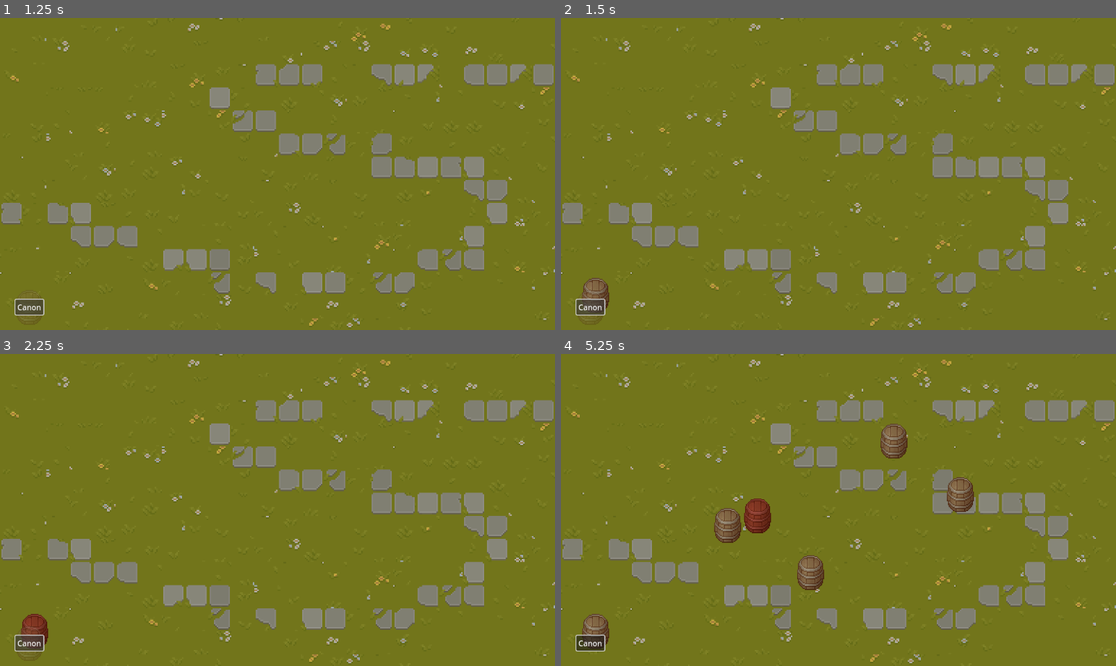
Above: before the commit, frames 1-4 (two rows, left to right).
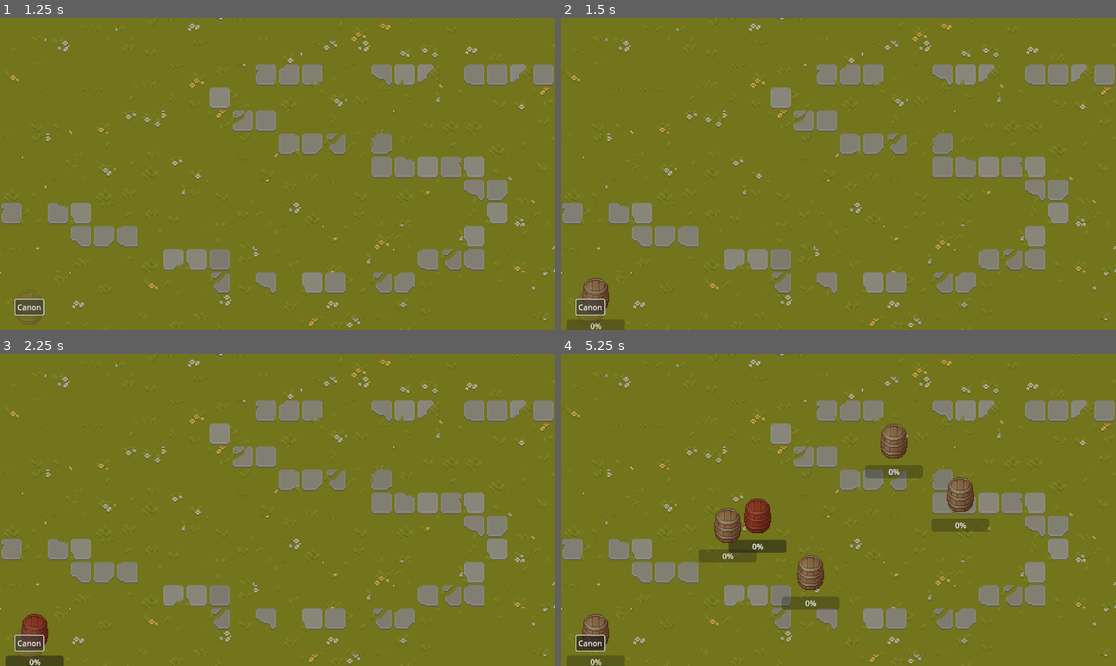
Above: after the commit, the same moments.

Repository: Kinsteen/tower-defense
Game: Godot game, scene res://Main.tscn
The game is run twice, just before and just after one commit, with the same random seed, the same clock (stepped at 60 frames per second) and the same inputs.
Inputs (mouse positions are in pixels of both pictures, inside the frame that each line leads up to):
- Up to frame 1 (1.25 s): click "Canon" at 0.5 s
- Up to frame 2 (1.5 s): click "Canon" at 1.25 s
- Up to frame 3 (2.25 s): click "Canon" at 2 s
- Up to frame 4 (5.25 s): tap Enter at 2.75, 4.25 s; move the mouse to (960, 494) at 2.77 s; hold Shift 2.78-3.5 s; click (960, 494) at 2.92 s; tap Space at 3.5, 5 s; drag from (727, 525) to (810, 572) at 3.52 s; move the mouse to (894, 441) at 4.27 s; tap Ctrl at 4.35 s; click (894, 441) at 4.42 s; drag from (810, 572) to (672, 463) at 5.02 s

Frame 1 is identical in both runs. In frame 2, 0.3% of the frame differs, in the area x 1-12%, y 96-100%; in frame 3, 0.3%; in frame 4, 2.4%, in the area x 1-78%, y 35-100%.

Commit message:
Add PoC for building health, move popup inside building

Diff:
--- a/Main.tscn
+++ b/Main.tscn
@@ -15,6 +15,7 @@
 anchor_bottom = 1.0
 grow_horizontal = 2
 grow_vertical = 2
+mouse_filter = 2
 
 [node name="MarginContainer" type="MarginContainer" parent="CanvasLayer/Control"]
 layout_mode = 1
@@ -23,6 +24,7 @@
 anchor_bottom = 1.0
 grow_horizontal = 2
 grow_vertical = 2
+mouse_filter = 2
 theme_override_constants/margin_left = 32
 theme_override_constants/margin_top = 32
 theme_override_constants/margin_right = 32
@@ -34,6 +36,7 @@
 
 [node name="Button" type="Button" parent="CanvasLayer/Control/MarginContainer/HBoxContainer"]
 layout_mode = 2
+mouse_default_cursor_shape = 2
 text = "Canon"
 
 [node name="GameScene" parent="." instance=ExtResource("1_nrqe5")]
--- a/project.godot
+++ b/project.godot
@@ -19,10 +19,6 @@
 
 GuiEvents="*res://scripts/GUIEvents.gd"
 
-[display]
-
-window/vsync/vsync_mode=0
-
 [editor_plugins]
 
 enabled=PackedStringArray("res://addons/gut/plugin.cfg")
--- /dev/null
+++ b/scenes/BuildingHealth.tscn
@@ -0,0 +1,10 @@
+[gd_scene format=3 uid="uid://cp67y0vvinayq"]
+
+[node name="BuildingHealth" type="VBoxContainer"]
+offset_left = -60.0
+offset_top = 50.0
+offset_right = 60.0
+offset_bottom = 77.0
+
+[node name="ProgressBar" type="ProgressBar" parent="."]
+layout_mode = 2
--- a/scenes/BuildingPopup.gd
+++ b/scenes/BuildingPopup.gd
@@ -1,6 +1,8 @@
 class_name BuildingPopup extends Control
 
 var parent: Building
+
+const BUILDING_POPUP = preload("res://scenes/BuildingPopup.tscn")
 
 # Called when the node enters the scene tree for the first time.
 func _ready():
@@ -15,7 +17,6 @@
 	# Why can't I use self?
 	return Rect2($VBoxContainer.global_position, $VBoxContainer.size).has_point(point)
 
-
 func _on_pickup_pressed():
 	parent.state = Building.State.MOVING
 	self.queue_free()
--- a/scenes/GameScene.gd
+++ b/scenes/GameScene.gd
@@ -1,6 +1,7 @@
 extends Node2D
 
 var canon := preload("res://prefabs/Canon.tscn")
+const BUILDING_HEALTH = preload("res://scenes/BuildingHealth.tscn")
 
 # Called when the node enters the scene tree for the first time.
 func _ready():
@@ -20,4 +21,5 @@
 				return false
 		return true
 	canon_inst.position = get_global_mouse_position()
+	canon_inst.add_child(BUILDING_HEALTH.instantiate())
 	self.add_child(canon_inst)
--- a/scripts/Building.gd
+++ b/scripts/Building.gd
@@ -1,4 +1,6 @@
 class_name Building extends Node2D
+
+const BUILDING_POPUP = preload("res://scenes/BuildingPopup.tscn")
 
 enum State {
 	IDLE,
@@ -45,7 +47,8 @@
 				state = State.IDLE
 		elif event.button_index == MOUSE_BUTTON_RIGHT and is_in_rect($Sprite2D, get_global_mouse_position()):
 			if state == State.IDLE:
-				GuiEvents.show_building_popup.emit(self, to_global(event.position))
+				create_popup()
+
 
 func _on_state_changed(old, new):
 	if new == State.MOVING:
@@ -55,3 +58,11 @@
 
 func is_in_rect(sprite: Sprite2D, position: Vector2):
 	return sprite.get_rect().has_point(to_local(position) / Vector2(sprite.scale.x, sprite.scale.y))
+
+# I don't like this here but I'm not sure how to do it in a better way?
+func create_popup():
+	if get_tree().get_nodes_in_group("building_popup").size() == 0:
+		var popup := BUILDING_POPUP.instantiate()
+		popup.parent = self
+		popup.position = get_global_mouse_position() - self.position
+		self.add_child(popup)
--- a/scripts/GUI.gd
+++ b/scripts/GUI.gd
@@ -1,16 +1,4 @@
 extends CanvasLayer
-
-var popup := preload("res://scenes/BuildingPopup.tscn")
-
-func _ready():
-	GuiEvents.show_building_popup.connect(_show_building_popup)
 
 func _on_button_pressed():
 	GuiEvents.create_canon.emit()
-
-func _show_building_popup(building: Node2D, mouse_position: Vector2):
-	if get_tree().get_nodes_in_group("building_popup").size() == 0:
-		var popup_inst := popup.instantiate()
-		popup_inst.parent = building
-		popup_inst.global_position = mouse_position - building.position
-		$Control.add_child(popup_inst)
--- a/scripts/GUIEvents.gd
+++ b/scripts/GUIEvents.gd
@@ -1,4 +1,3 @@
 class_name GUIEvents extends Node
 
 signal create_canon
-signal show_building_popup(building: Node2D, mouse_position: Vector2)
